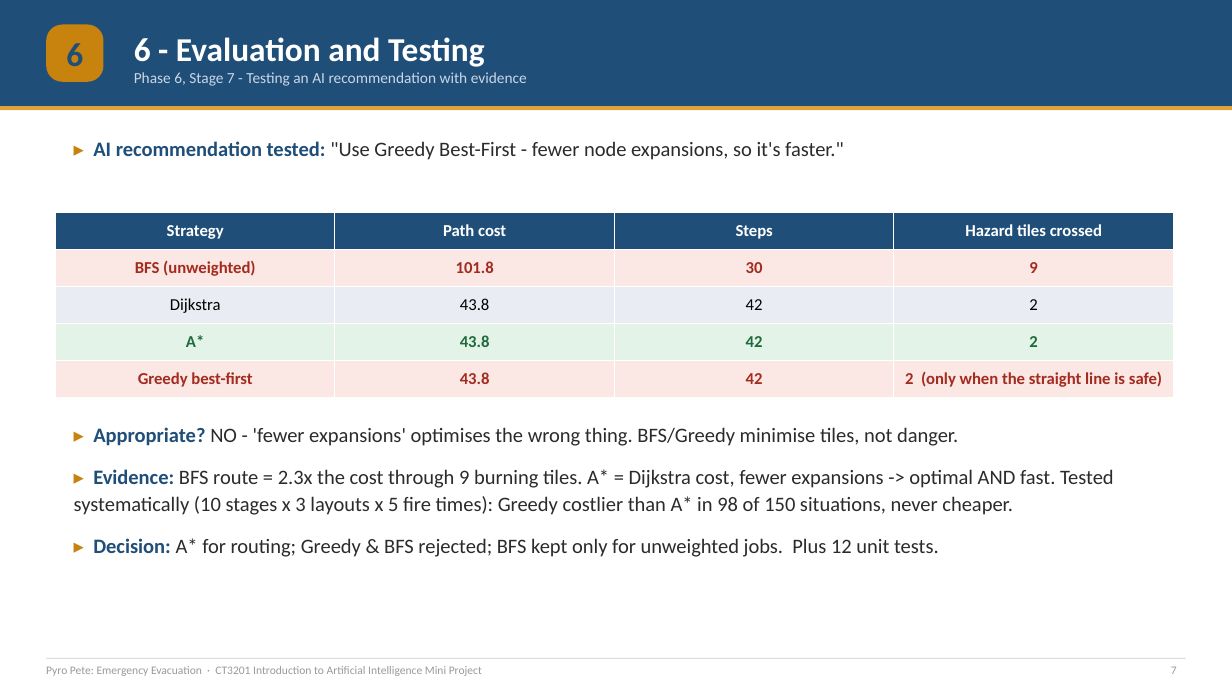
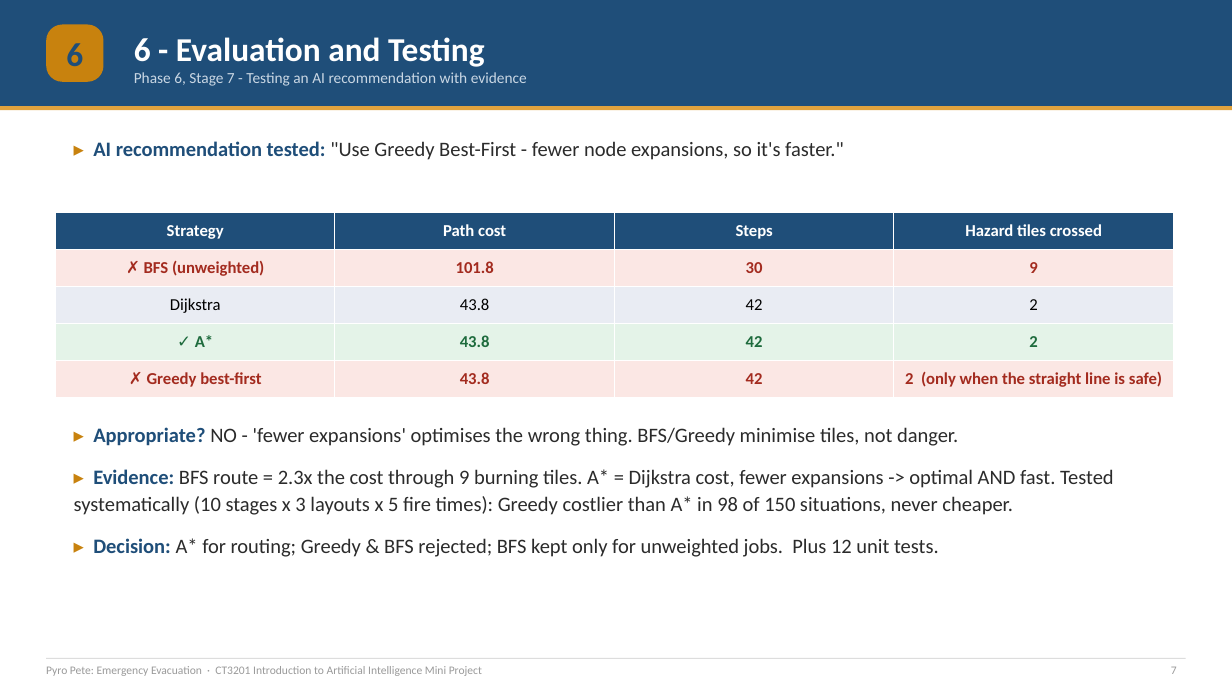
Before and after one commit to Jeb-Lee/CT3201_AI, a slide deck: slide 7 of docs/report/CT3201_Slides.pptx. Drawn at 1232x693 pixels with LibreOffice and Linux fonts; fonts in the diff are those of the drawing. Boxes give left, top, right and bottom in pixels: in the first picture for what was removed or moved away, otherwise in the second. Text is boxed around its words. In the diff, an @@ line names an element or a change of style, - is before the commit and + after.

```diff
--- a/docs/report/CT3201_Slides.pptx
+++ b/docs/report/CT3201_Slides.pptx
@@ table at box(55, 213, 1172, 397) @@
-row 2, column 1: BFS (unweighted)
+row 2, column 1: ✗ BFS (unweighted)
-row 4, column 1: A*
+row 4, column 1: ✓ A*
-row 5, column 1: Greedy best-first
+row 5, column 1: ✗ Greedy best-first
```
Also in this commit, not shown: 2 other slides changed.
